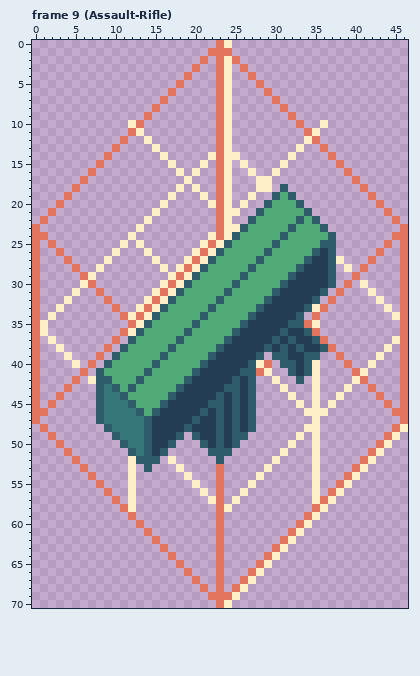
Two states of a pixel-art file, bleed-client/asesprite/Collectables.aseprite. That is the earlier state.
47x71 pixels, 9 frames. Shown: frame 9 (Assault-Rifle). The commit also changed other frames, which this record leaves out.
Now the later version:
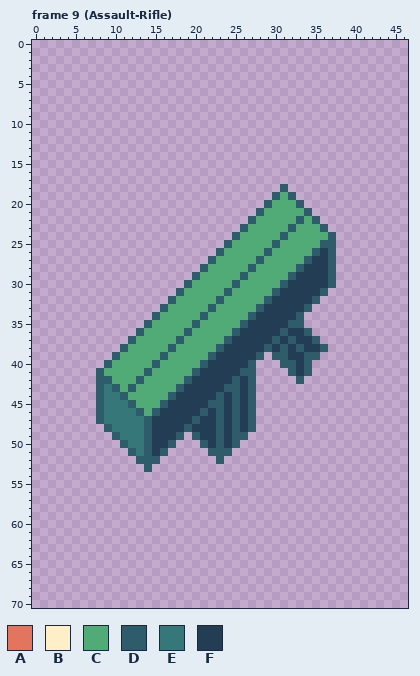
Palette (. is transparent): A #e3755f  B #ffefc9  C #50ab76  D #2e5c6b  E #36777a  F #223d54
Diff:
layer "Guide" now hidden
layer "Outline" now hidden
--- frame 9 (Assault-Rifle)
@@ x 0..46 @@
- 0 .......................AB......................
- 1 ......................AAA......................
- 2 .....................A.ABA.....................
- 3 ....................A..AB.A....................
- 4 ...................A...AB..A...................
- 5 ..................A....AB...A..................
- 6 .................A.....AB....A.................
- 7 ................A......AB.....A................
- 8 ...............A.......AB......A...............
- 9 ..............A........AB.......A..............
-10 ............BA.........AB........A..B..........
-11 ............AB.........AB.........AB...........
-12 ...........A..B........AB.........BA...........
-13 ..........A....B.......AB........B..A..........
-14 .........A......B.....BABB......B....A.........
-15 ........A........B...B.AB.B....B......A........
-16 .......A..........B.B..AB..B..B........A.......
-17 ......A............B...AB...BB..........A......
-18 .....A............B.B..AB...BB.D.........A.....
-19 ....A............B...B.AB..B..DCD.........A....
-20 ...A............B.....BAB.B..DCCCD.........A...
-21 ..A............B.......ABB..DCCCCCD.........A..
-22 .A............B........AB..DCCCCCDCD.........A.
-23 A............B.........ABBDCCCCCDCCCD.........A
-24 AA..........B.........BABDCCCCCDCCCCCD.......AA
-25 A.A........B.B.......BABDCCCCCDCCCCCDD......A.A
-26 A..A......B...B.....BABDCCCCCDCCCCCDFD.....A..A
-27 A...A....B.....B...BABDCCCCCDCCCCCDFFDB...A...A
-28 A....A..B.......B.BABDCCCCCDCCCCCDFFFD.B.A....A
-29 A.....AB.........BABDCCCCCDCCCCCDFFFFD..A.....A
-30 A.....BA........BABDCCCCCDCCCCCDFFFFFD.A.B....A
-31 A....B..A......BABDCCCCCDCCCCCDFFFFFD.A...B...A
-32 A...B....A....BABDCCCCCDCCCCCDFFFFFD.A.....B..A
-33 A..B......A..BABDCCCCCDCCCCCDFFFFFDBA.......B.A
-34 A.B........ABABDCCCCCDCCCCCDFFFFFD.A.........BA
-35 AB..........ABDCCCCCDCCCCCDFFFFFDDAB..........A
-36 AB.........ABDCCCCCDCCCCCDFFFFFDFFDA..........A
-37 A.B.......A.DCCCCCDCCCCCDFFFFFDFDFFDA........BA
-38 A..B.....A.DCCCCCDCCCCCDFFFFFDFDFDFFDA......B.A
-39 A...B...A.DCCCCCDCCCCCDFFFFFD.DDFFDD..A....B..A
-40 A....B.A.DCCCCCDCCCCCDFFFFFDBA.DDFDB...A..B...A
-41 A.....A.DCCCCCDCCCCCDFFFFFDDAB..DFDB....AB....A
-42 A....A.BDDCCCDCCCCCDFFFFFDFD..B..D.B....BA....A
-43 A...A...DEDCDCCCCCDFFFFFDDFD...B...B...B..A...A
-44 A..A....DEEDCCCCCDFFFFFDFDFD....B..B..B....A..A
-45 A.A.....DEEEDCCCDFFFFFDDFDFD.....B.B.B......A.A
-46 AA......DEEEEDCDFFFFFDFDFDFD......BBB........AA
-47 A.......DEEEEEDFFFFFDFFDFDFD.......B..........A
-48 .A.......DEEEEDFFFFDFFFDFDFD......BB.........AB
-49 ..A.......DEEEDFFFD.DFFDFDD......B.B........AB.
-50 ...A.......DEEDFFD...DFDFD......B..B.......AB..
-51 ....A.......DEDFD.....DDD......B...B......AB...
-52 .....A......BDDD.B.....D......B....B.....AB....
-53 ......A.....B.D...B....A.....B.....B....AB.....
-54 .......A....B......B...A....B......B...AB......
-55 ........A...B.......B..A...B.......B..AB.......
-56 .........A..B........B.A..B........B.AB........
-57 ..........A.B.........BA.B.........BAB.........
-58 ...........AB..........AB..........AB..........
-59 ............A..........A..........AB...........
-60 .............A.........A.........AB............
-61 ..............A........A........AB.............
-62 ...............A.......A.......AB..............
-63 ................A......A......AB...............
-64 .................A.....A.....AB................
-65 ..................A....A....AB.................
-66 ...................A...A...AB..................
-67 ....................A..A..AB...................
-68 .....................A.A.AB....................
-69 ......................AAAB.....................
-70 .......................AB......................
+ 0 ...............................................
+ 1 ...............................................
+ 2 ...............................................
+ 3 ...............................................
+ 4 ...............................................
+ 5 ...............................................
+ 6 ...............................................
+ 7 ...............................................
+ 8 ...............................................
+ 9 ...............................................
+10 ...............................................
+11 ...............................................
+12 ...............................................
+13 ...............................................
+14 ...............................................
+15 ...............................................
+16 ...............................................
+17 ...............................................
+18 ...............................D...............
+19 ..............................DCD..............
+20 .............................DCCCD.............
+21 ............................DCCCCCD............
+22 ...........................DCCCCCDCD...........
+23 ..........................DCCCCCDCCCD..........
+24 .........................DCCCCCDCCCCCD.........
+25 ........................DCCCCCDCCCCCDD.........
+26 .......................DCCCCCDCCCCCDFD.........
+27 ......................DCCCCCDCCCCCDFFD.........
+28 .....................DCCCCCDCCCCCDFFFD.........
+29 ....................DCCCCCDCCCCCDFFFFD.........
+30 ...................DCCCCCDCCCCCDFFFFFD.........
+31 ..................DCCCCCDCCCCCDFFFFFD..........
+32 .................DCCCCCDCCCCCDFFFFFD...........
+33 ................DCCCCCDCCCCCDFFFFFD............
+34 ...............DCCCCCDCCCCCDFFFFFD.............
+35 ..............DCCCCCDCCCCCDFFFFFDD.............
+36 .............DCCCCCDCCCCCDFFFFFDFFD............
+37 ............DCCCCCDCCCCCDFFFFFDFDFFD...........
+38 ...........DCCCCCDCCCCCDFFFFFDFDFDFFD..........
+39 ..........DCCCCCDCCCCCDFFFFFD.DDFFDD...........
+40 .........DCCCCCDCCCCCDFFFFFD...DDFD............
+41 ........DCCCCCDCCCCCDFFFFFDD....DFD............
+42 ........DDCCCDCCCCCDFFFFFDFD.....D.............
+43 ........DEDCDCCCCCDFFFFFDDFD...................
+44 ........DEEDCCCCCDFFFFFDFDFD...................
+45 ........DEEEDCCCDFFFFFDDFDFD...................
+46 ........DEEEEDCDFFFFFDFDFDFD...................
+47 ........DEEEEEDFFFFFDFFDFDFD...................
+48 .........DEEEEDFFFFDFFFDFDFD...................
+49 ..........DEEEDFFFD.DFFDFDD....................
+50 ...........DEEDFFD...DFDFD.....................
+51 ............DEDFD.....DDD......................
+52 .............DDD.......D.......................
+53 ..............D................................
+54 ...............................................
+55 ...............................................
+56 ...............................................
+57 ...............................................
+58 ...............................................
+59 ...............................................
+60 ...............................................
+61 ...............................................
+62 ...............................................
+63 ...............................................
+64 ...............................................
+65 ...............................................
+66 ...............................................
+67 ...............................................
+68 ...............................................
+69 ...............................................
+70 ...............................................
